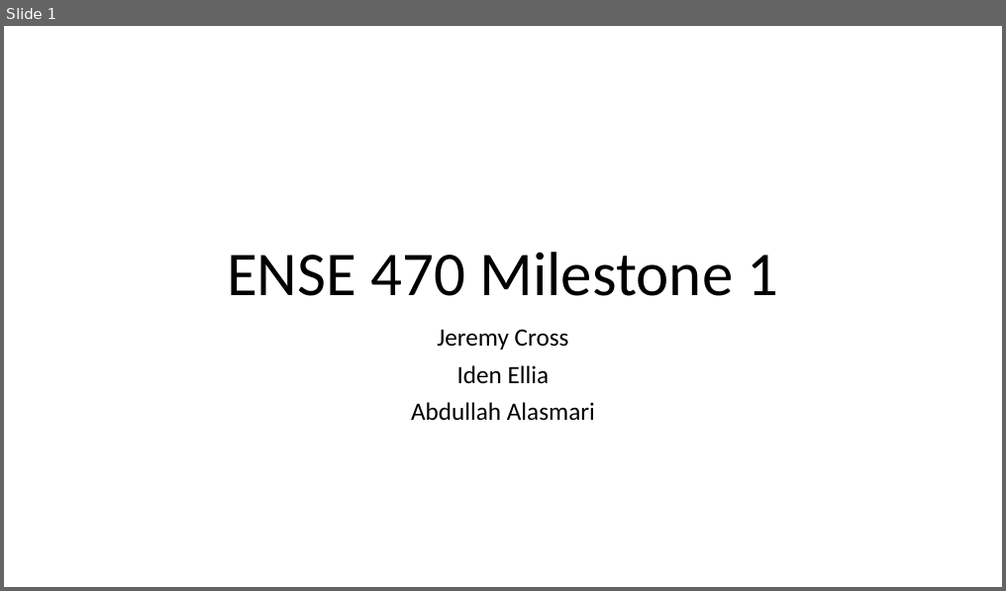
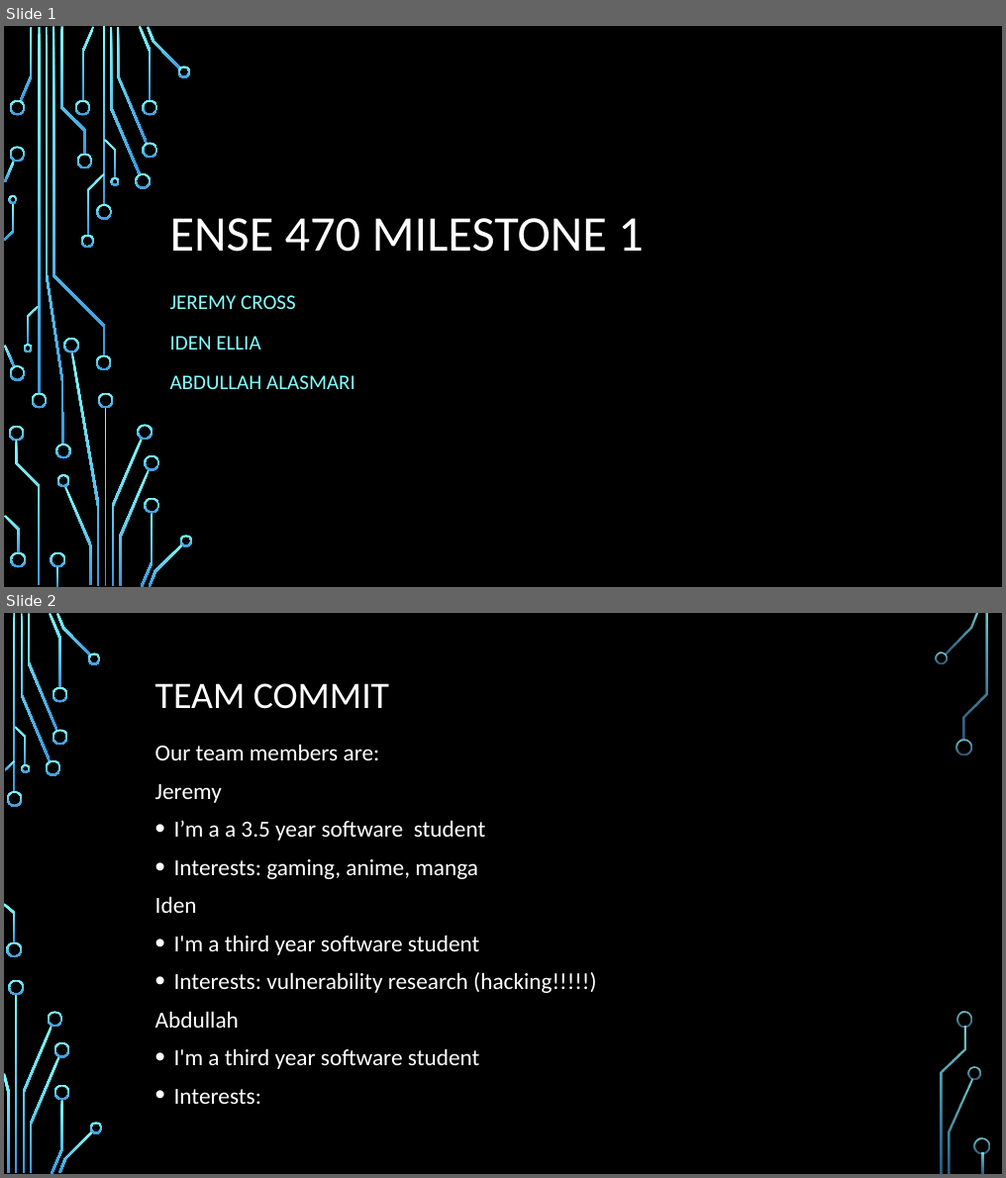
Before and after one commit to ureginastudent/PROJECT, a slide deck: ENSE 470 Milestone 1.pptx. Shown one above the other, each under a label of ours: slide 1 before the commit, slides 1 and 2 after it. The pictures are 1006x591 and 1006x1178 pixels, drawn with LibreOffice and Linux fonts; fonts in the diff are those of the drawing; background and template pictures are left out. Boxes give left, top, right and bottom in pixels: in the first picture for what was removed or moved away, otherwise in the second. Text is boxed around its words. In the diff, an @@ line names an element or a change of style, - is before the commit and + after.

```diff
--- a/ENSE 470 Milestone 1.pptx
+++ b/ENSE 470 Milestone 1.pptx
@@ slide 2 added at (x1=4, y1=613, x2=1002, y2=1174), background picture (left out) @@
@@ title added at (x1=155, y1=683, x2=389, y2=709), 36 pt, text #FFFFFF @@
+TEAM COMMIT
@@ text added at (x1=155, y1=744, x2=596, y2=1104), 22.2 pt, text #FFFFFF @@
+Our team members are:
+Jeremy
+• I’m a a 3.5 year software student
+• Interests: gaming, anime, manga
+Iden
+• I'm a third year software student
+• Interests: vulnerability research (hacking!!!!!)
+Abdullah
+• I'm a third year software student
+• Interests:
@@ group added at (x1=4, y1=613, x2=990, y2=1174): 33 freeform shapes, 3 rectangles @@
@@ slide 1 changed as well @@
@@ background #FFFFFF to picture (left out) @@
@@ title at (x1=170, y1=218, x2=643, y2=252): text changed; size 60 to 48 pt; text colour #000000 to #FFFFFF @@
-ENSE 470 Milestone 1
+ENSE 470 MILESTONE 1
@@ subtitle at (x1=170, y1=295, x2=355, y2=389): text changed; size 24 to 20 pt; text colour #000000 to #82FFFF @@
-Jeremy Cross
-Iden Ellia
-Abdullah Alasmari
+JEREMY CROSS
+IDEN ELLIA
+ABDULLAH ALASMARI
@@ group added at (x1=4, y1=26, x2=193, y2=587): 50 freeform shapes, 4 rectangles @@
```
Also in this commit, not shown: 2 other slides changed, 2 slides removed.
